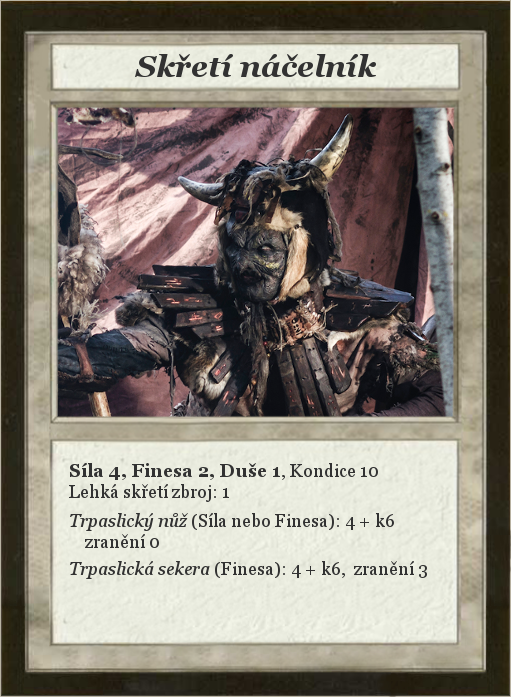
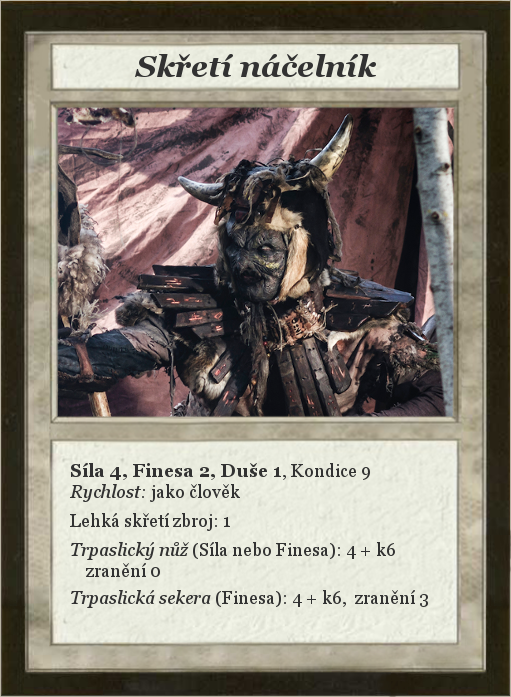
Layered file, before and after one edit (511×697). Changes by layer:
painted on "Síla 4, Finesa 2, Duše 1, Kond..." over left=69, top=463, right=428, bottom=608
